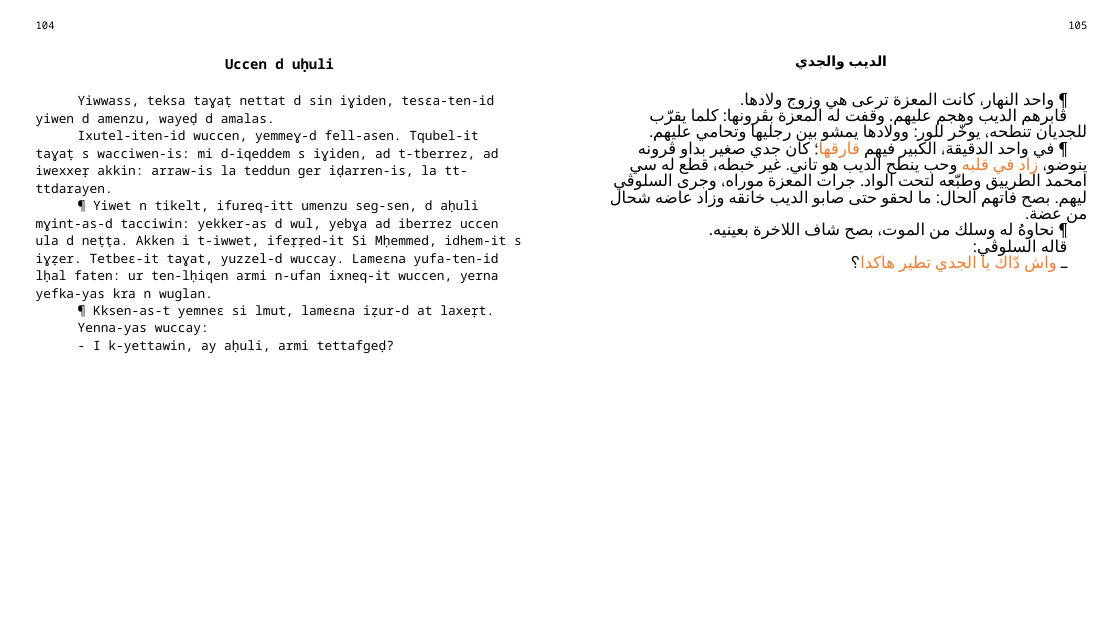
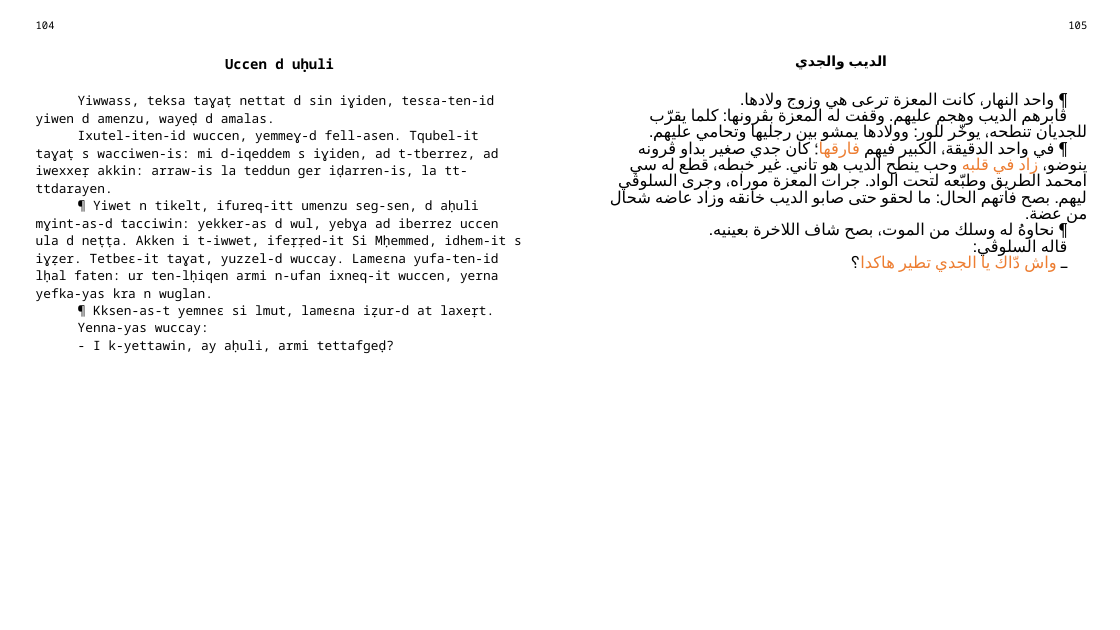
Before and after one commit to sferhah/tamacahut_n_wuccen, a slide deck: slide 48 of Uccen.ConsoleApp/uccen.arq.pptx. Drawn at 1120x630 pixels with LibreOffice and Linux fonts; fonts in the diff are those of the drawing. Boxes give left, top, right and bottom in pixels: in the first picture for what was removed or moved away, otherwise in the second. Text is boxed around its words. In the diff, an @@ line names an element or a change of style, - is before the commit and + after.

```diff
--- a/Uccen.ConsoleApp/uccen.arq.pptx
+++ b/Uccen.ConsoleApp/uccen.arq.pptx
@@ table at (27, 13, 1096, 607) @@
-row 3, column 3: ¶ واحد النهار، كانت المعزة ترعى هي وزوج ولادها. / ڨابرهم الديب وهجم عليهم. وقفت له المعزة بڨرونها: كلما يقرّب للجديان تنطحه، يوخّر للور: وولادها يمشو بين رجليها وتحامي عليهم. / ¶ في واحد الدقيقة، الكبير فيهم فارقها؛ كان جدي صغير بداو ڨرونه ينوضو، زاد في قلبه وحب ينطح الديب هو تاني. غير خبطه، قطع له سي امحمد الطرييق وطبّعه لتحت الواد. جرات المعزة موراه، وجرى السلوڨي ليهم. بصح فاتهم الحال: ما لحقو حتى صابو الديب خانقه وزاد عاضه شحال من عضة. / ¶ نحاوهُ له وسلك من الموت، بصح شاف اللاخرة بعينيه. / قاله السلوڨي: / ـ واش دّاك يا الجدي تطير هاكدا؟
+row 3, column 3: ¶ واحد النهار، كانت المعزة ترعى هي وزوج ولادها. / ڨابرهم الديب وهجم عليهم. وقفت له المعزة بڨرونها: كلما يقرّب للجديان تنطحه، يوخّر للور: وولادها يمشو بين رجليها وتحامي عليهم. / ¶ في واحد الدقيقة، الكبير فيهم فارقها؛ كان جدي صغير بداو ڨرونه ينوضو، زاد في قلبه وحب ينطح الديب هو تاني. غير خبطه، قطع له سي امحمد الطريق وطبّعه لتحت الواد. جرات المعزة موراه، وجرى السلوڨي ليهم. بصح فاتهم الحال: ما لحقو حتى صابو الديب خانقه وزاد عاضه شحال من عضة. / ¶ نحاوهُ له وسلك من الموت، بصح شاف اللاخرة بعينيه. / قاله السلوڨي: / ـ واش دّاك يا الجدي تطير هاكدا؟
```
Also in this commit, not shown: 1 other file.
